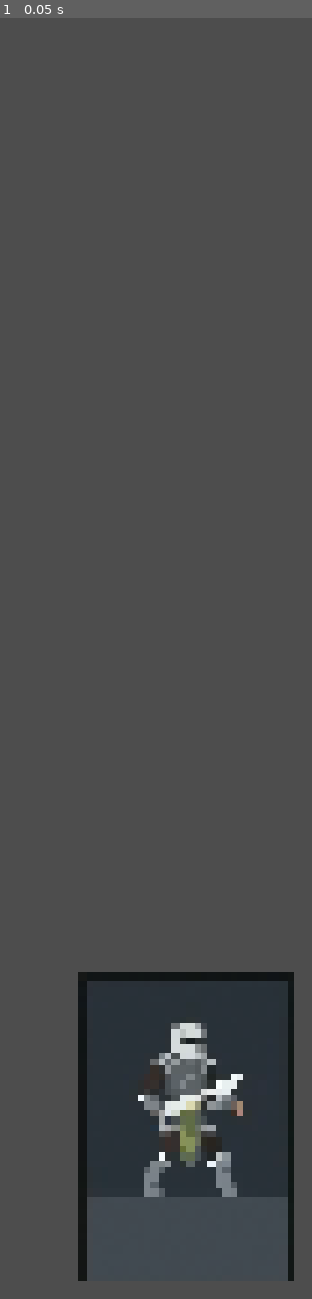
Above: before the commit, frame 1.
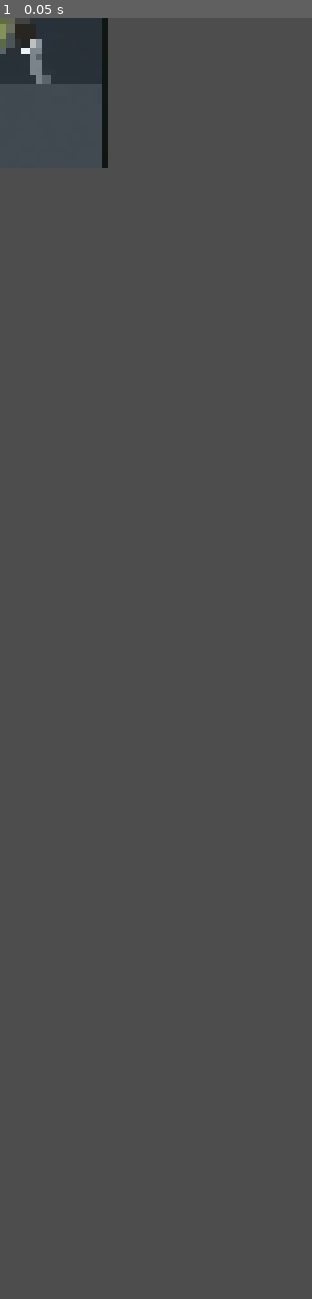
Above: after the commit, the same moment.

Repository: oypma/CCG-Go
Game: Godot game, scene res://card/card.tscn
Two runs of this game, one before a commit and one after it. Both use one fixed random seed, a clock stepped at 60 frames per second and the inputs below. This scene is started directly instead of the project's main scene.
Inputs:
- Up to frame 1 (0.05 s): no input

The runs differ from the first frame. In frame 1, 14% of the frame differs, in the area x 0-95%, y 0-99%.
Error in both runs: Invalid call. Nonexistent function 'connect_card_signals' in base 'Window'. (res://card/card.gd:10)

Commit message:
Made different cards and a flip animation

Diff:
--- a/card/card.tscn
+++ b/card/card.tscn
@@ -1,16 +1,203 @@
 [gd_scene format=3 uid="uid://ben1g0hlxn7t1"]
 
-[ext_resource type="Texture2D" uid="uid://dt2bb3pa350ah" path="res://sprites/Knight.png" id="1_fjcud"]
+[ext_resource type="Texture2D" uid="uid://dt2bb3pa350ah" path="res://sprites/knight.png" id="1_fjcud"]
 [ext_resource type="Script" uid="uid://d0af6vd7ih6es" path="res://card/card.gd" id="1_trrkg"]
+[ext_resource type="Texture2D" uid="uid://cb5en5j1p0xmd" path="res://sprites/Deck.png" id="2_ply2h"]
 
 [sub_resource type="RectangleShape2D" id="RectangleShape2D_53q0u"]
 size = Vector2(168, 246)
 
+[sub_resource type="Animation" id="Animation_ply2h"]
+length = 0.001
+tracks/0/type = "value"
+tracks/0/imported = false
+tracks/0/enabled = true
+tracks/0/path = NodePath("Attack:modulate")
+tracks/0/interp = 1
+tracks/0/loop_wrap = true
+tracks/0/keys = {
+"times": PackedFloat32Array(0),
+"transitions": PackedFloat32Array(1),
+"update": 0,
+"values": [Color(0, 0, 0, 0)]
+}
+tracks/1/type = "value"
+tracks/1/imported = false
+tracks/1/enabled = true
+tracks/1/path = NodePath("Health:modulate")
+tracks/1/interp = 1
+tracks/1/loop_wrap = true
+tracks/1/keys = {
+"times": PackedFloat32Array(0),
+"transitions": PackedFloat32Array(1),
+"update": 0,
+"values": [Color(0, 0, 0, 0)]
+}
+tracks/2/type = "value"
+tracks/2/imported = false
+tracks/2/enabled = true
+tracks/2/path = NodePath("CardImageBack:scale")
+tracks/2/interp = 1
+tracks/2/loop_wrap = true
+tracks/2/keys = {
+"times": PackedFloat32Array(0),
+"transitions": PackedFloat32Array(1),
+"update": 0,
+"values": [Vector2(1, 1)]
+}
+tracks/3/type = "value"
+tracks/3/imported = false
+tracks/3/enabled = true
+tracks/3/path = NodePath("CardImageBack:z_index")
+tracks/3/interp = 1
+tracks/3/loop_wrap = true
+tracks/3/keys = {
+"times": PackedFloat32Array(0),
+"transitions": PackedFloat32Array(1),
+"update": 1,
+"values": [0]
+}
+tracks/4/type = "value"
+tracks/4/imported = false
+tracks/4/enabled = true
+tracks/4/path = NodePath("CardImage:z_index")
+tracks/4/interp = 1
+tracks/4/loop_wrap = true
+tracks/4/keys = {
+"times": PackedFloat32Array(0),
+"transitions": PackedFloat32Array(1),
+"update": 1,
+"values": [-1]
+}
+tracks/5/type = "value"
+tracks/5/imported = false
+tracks/5/enabled = true
+tracks/5/path = NodePath("CardImage:scale")
+tracks/5/interp = 1
+tracks/5/loop_wrap = true
+tracks/5/keys = {
+"times": PackedFloat32Array(0),
+"transitions": PackedFloat32Array(1),
+"update": 0,
+"values": [Vector2(1, 1)]
+}
+tracks/6/type = "value"
+tracks/6/imported = false
+tracks/6/enabled = true
+tracks/6/path = NodePath("CardImageBack:visible")
+tracks/6/interp = 1
+tracks/6/loop_wrap = true
+tracks/6/keys = {
+"times": PackedFloat32Array(0),
+"transitions": PackedFloat32Array(1),
+"update": 1,
+"values": [false]
+}
+
+[sub_resource type="Animation" id="Animation_trrkg"]
+resource_name = "card_flip"
+length = 0.19999999999999998
+step = 0.05
+tracks/0/type = "value"
+tracks/0/imported = false
+tracks/0/enabled = true
+tracks/0/path = NodePath("Attack:modulate")
+tracks/0/interp = 1
+tracks/0/loop_wrap = true
+tracks/0/keys = {
+"times": PackedFloat32Array(0, 0.15, 0.19999999),
+"transitions": PackedFloat32Array(1, 1, 1),
+"update": 0,
+"values": [Color(0, 0, 0, 0), Color(0, 0, 0, 0.15), Color(0, 0, 0, 1)]
+}
+tracks/1/type = "value"
+tracks/1/imported = false
+tracks/1/enabled = true
+tracks/1/path = NodePath("Health:modulate")
+tracks/1/interp = 1
+tracks/1/loop_wrap = true
+tracks/1/keys = {
+"times": PackedFloat32Array(0, 0.15, 0.19999999),
+"transitions": PackedFloat32Array(1, 1, 1),
+"update": 0,
+"values": [Color(0, 0, 0, 0), Color(0, 0, 0, 0.15), Color(0, 0, 0, 1)]
+}
+tracks/2/type = "value"
+tracks/2/imported = false
+tracks/2/enabled = true
+tracks/2/path = NodePath("CardImageBack:scale")
+tracks/2/interp = 1
+tracks/2/loop_wrap = true
+tracks/2/keys = {
+"times": PackedFloat32Array(0, 0.1, 0.2),
+"transitions": PackedFloat32Array(1, 1, 1),
+"update": 0,
+"values": [Vector2(1, 1), Vector2(0.1, 1), Vector2(1, 1)]
+}
+tracks/3/type = "value"
+tracks/3/imported = false
+tracks/3/enabled = true
+tracks/3/path = NodePath("CardImageBack:z_index")
+tracks/3/interp = 1
+tracks/3/loop_wrap = true
+tracks/3/keys = {
+"times": PackedFloat32Array(0, 0.1),
+"transitions": PackedFloat32Array(1, 1),
+"update": 1,
+"values": [0, -1]
+}
+tracks/4/type = "value"
+tracks/4/imported = false
+tracks/4/enabled = true
+tracks/4/path = NodePath("CardImage:z_index")
+tracks/4/interp = 1
+tracks/4/loop_wrap = true
+tracks/4/keys = {
+"times": PackedFloat32Array(0, 0.1),
+"transitions": PackedFloat32Array(1, 1),
+"update": 1,
+"values": [-1, 0]
+}
+tracks/5/type = "value"
+tracks/5/imported = false
+tracks/5/enabled = true
+tracks/5/path = NodePath("CardImage:scale")
+tracks/5/interp = 1
+tracks/5/loop_wrap = true
+tracks/5/keys = {
+"times": PackedFloat32Array(0, 0.1, 0.2),
+"transitions": PackedFloat32Array(1, 1, 1),
+"update": 0,
+"values": [Vector2(1, 1), Vector2(0.1, 1), Vector2(1, 1)]
+}
+tracks/6/type = "value"
+tracks/6/imported = false
+tracks/6/enabled = true
+tracks/6/path = NodePath("CardImageBack:visible")
+tracks/6/interp = 1
+tracks/6/loop_wrap = true
+tracks/6/keys = {
+"times": PackedFloat32Array(0, 0.2),
+"transitions": PackedFloat32Array(1, 1),
+"update": 1,
+"values": [true, false]
+}
+
+[sub_resource type="AnimationLibrary" id="AnimationLibrary_ply2h"]
+_data = {
+&"RESET": SubResource("Animation_ply2h"),
+&"card_flip": SubResource("Animation_trrkg")
+}
+
 [node name="Card" type="Node2D" unique_id=1186720335]
-position = Vector2(150, 890)
 script = ExtResource("1_trrkg")
 
+[node name="CardImageBack" type="Sprite2D" parent="." unique_id=1996451826]
+visible = false
+texture = ExtResource("2_ply2h")
+
 [node name="CardImage" type="Sprite2D" parent="." unique_id=1309811270]
+z_index = -1
 texture = ExtResource("1_fjcud")
 
 [node name="Area2D" type="Area2D" parent="." unique_id=405089777]
@@ -18,5 +205,26 @@
 [node name="CollisionShape2D" type="CollisionShape2D" parent="Area2D" unique_id=412730549]
 shape = SubResource("RectangleShape2D_53q0u")
 
+[node name="Attack" type="RichTextLabel" parent="." unique_id=277626328]
+modulate = Color(0, 0, 0, 0)
+offset_left = -65.0
+offset_top = 75.0
+offset_right = -25.0
+offset_bottom = 115.0
+scale = Vector2(2, 2)
+text = "0"
+
+[node name="Health" type="RichTextLabel" parent="." unique_id=1648962246]
+modulate = Color(0, 0, 0, 0)
+offset_left = 40.0
+offset_top = 75.0
+offset_right = 80.0
+offset_bottom = 115.0
+scale = Vector2(2, 2)
+text = "0"
+
+[node name="AnimationPlayer" type="AnimationPlayer" parent="." unique_id=549786908]
+libraries/ = SubResource("AnimationLibrary_ply2h")
+
 [connection signal="mouse_entered" from="Area2D" to="." method="_on_area_2d_mouse_entered"]
 [connection signal="mouse_exited" from="Area2D" to="." method="_on_area_2d_mouse_exited"]
--- /dev/null
+++ b/card_database.gd
@@ -0,0 +1,5 @@
+const CARDS:Dictionary = {
+	"knight" : [2, 3],
+	"archer" : [1, 1],
+	"demon" : [5, 7]
+}
--- a/deck/deck.gd
+++ b/deck/deck.gd
@@ -3,14 +3,17 @@
 const CARD_SCENE_PATH:String = "uid://ben1g0hlxn7t1"
 const CARD_DRAW_SPEED:float = 0.2
 
-var player_deck:Array[String] = ["knight", "knight", "knight"]
+var player_deck:Array[String] = ["knight", "archer", "demon", "knight"]
+var card_database_reference:Script
 
 func _ready() -> void:
+	player_deck.shuffle()
 	$RichTextLabel.text = str(player_deck.size())
+	card_database_reference = preload("res://card_database.gd")
 
 func draw_card() -> void:
-	var card_drawn = player_deck[0]
-	player_deck.erase(card_drawn)
+	var card_drawn_name:String = player_deck[0]
+	player_deck.erase(card_drawn_name)
 
 	if player_deck.size() == 0:
 		$Area2D/CollisionShape2D.disabled = true
@@ -20,7 +23,15 @@
 	$RichTextLabel.text = str(player_deck.size())
 	var card_scene:PackedScene = preload(CARD_SCENE_PATH)
 	var new_card:Card = card_scene.instantiate()
+	var card_image_path:String = str("res://sprites/" + card_drawn_name + ".png")
+	new_card.get_node("CardImage").texture = load(card_image_path)
+	new_card.get_node("Attack").text = str(card_database_reference.CARDS[card_drawn_name][0])
+	new_card.get_node("Health").text = str(card_database_reference.CARDS[card_drawn_name][1])
+
 	var card_manager:CardManager = get_parent().get_node("CardManager")
 	card_manager.add_child(new_card)
 	new_card.name = "Card"
+	new_card.position = self.global_position
 	get_parent().find_child("PlayerHand").add_card_to_hand(new_card, CARD_DRAW_SPEED)
+
+	new_card.get_node("AnimationPlayer").play("card_flip")
Not shown, added: card_database.gd.uid
Binary file added: sprites/archer.png
Not shown, changed: sprites/archer.png.import
Binary file added: sprites/demon.png
Not shown, added: sprites/demon.png.import
Renamed: sprites/Knight.png -> sprites/knight.png
Not shown, added: sprites/knight.png.import
Not shown, added: sprites/archer.png~
Not shown, added: sprites/demon.png~
